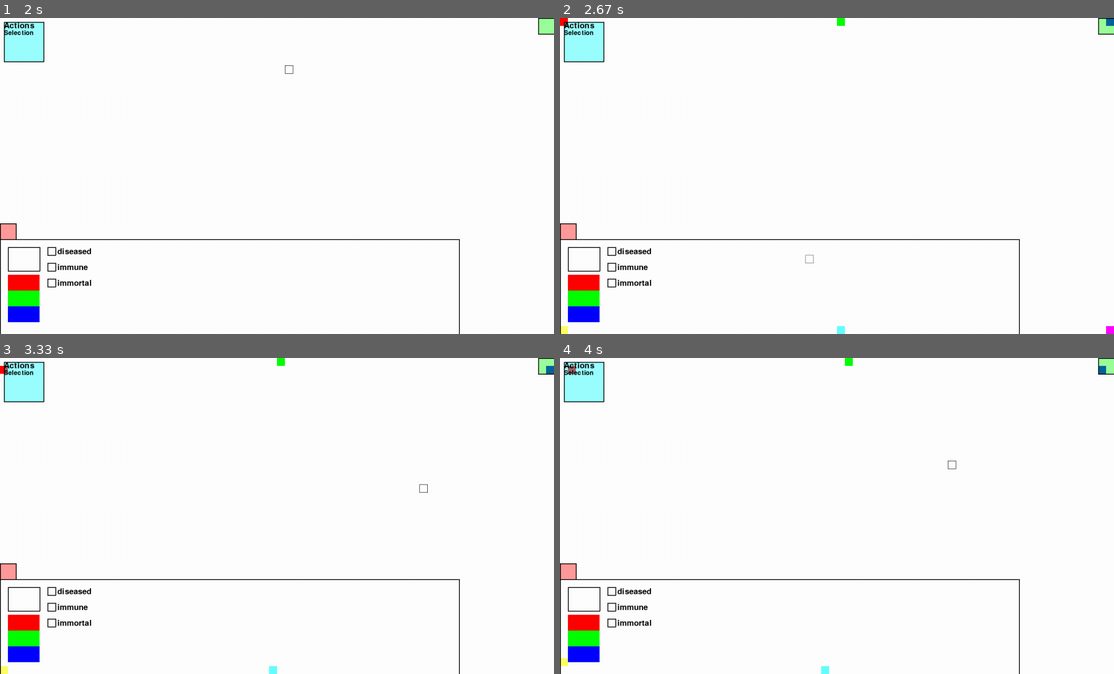
Above: before the commit, frames 1-4 (two rows, left to right).
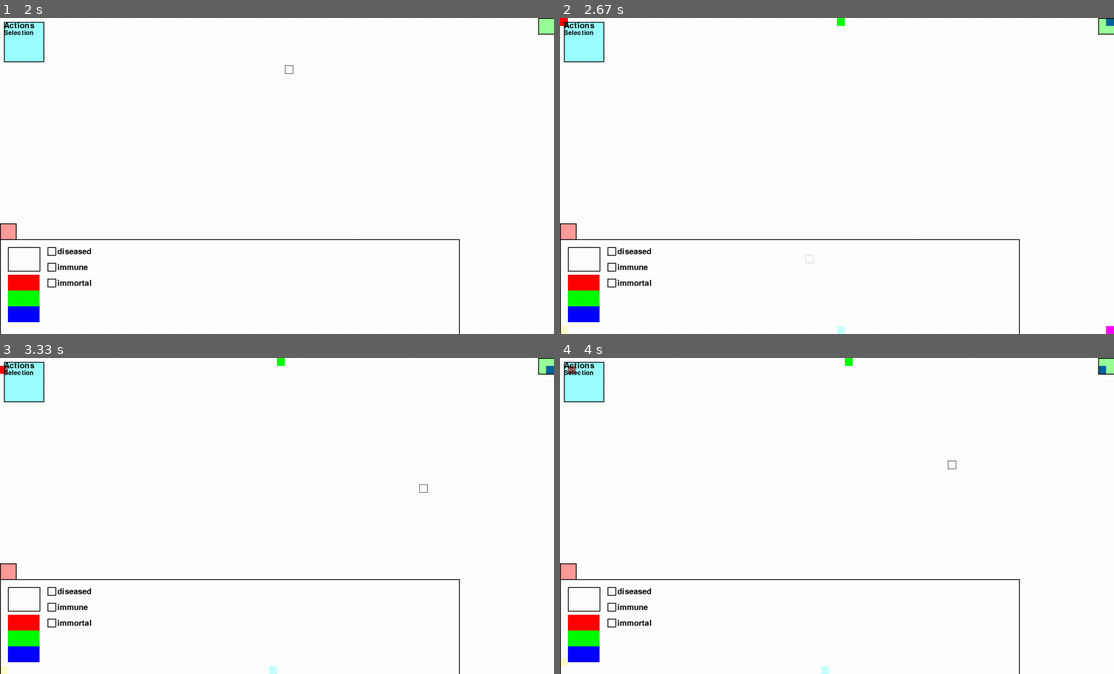
Above: after the commit, the same moments.

Repository: sbwhitt/pygame-life-simulation
Game: pygame game, started from main.py
The game is run twice, just before and just after one commit, with the same random seed, the same clock (stepped at 60 frames per second) and the same inputs.
Inputs (mouse positions are in pixels of both pictures, inside the frame that each line leads up to):
- Up to frame 1 (2 s): click (448, 24) at 0.38 s; tap Enter at 0.67 s; click "Actions" at 1.05 s; click "Selection" at 1.38 s; click (288, 68) at 1.72 s
- Up to frame 2 (2.67 s): click (809, 258) at 2.05 s; tap E at 2.33 s
- Up to frame 3 (3.33 s): click (199, 449) at 2.72 s; click (421, 487) at 3.05 s
- Up to frame 4 (4 s): click (1008, 506) at 3.38 s; click (953, 459) at 3.72 s

Frame 1 is identical in both runs. In frame 2, less than 0.1% of the frame differs, in the area x 0-52%, y 74-100%; in frame 3, less than 0.1%; in frame 4, less than 0.1%.

Commit message:
fix alpha

Diff:
--- a/src/styles/panel_styles.py
+++ b/src/styles/panel_styles.py
@@ -23,6 +23,7 @@
     WIDTH = 240
     HEIGHT = settings.WINDOW_HEIGHT
     COLOR = colors.WHITE
+    ALPHA = 200
 
 @dataclass
 class MiniMapStyle(Style):
@@ -39,3 +40,4 @@
 class BottomPanelStyle(Style):
     HEIGHT = 240
     WIDTH = settings.WINDOW_WIDTH-HEIGHT
+    ALPHA = 200
